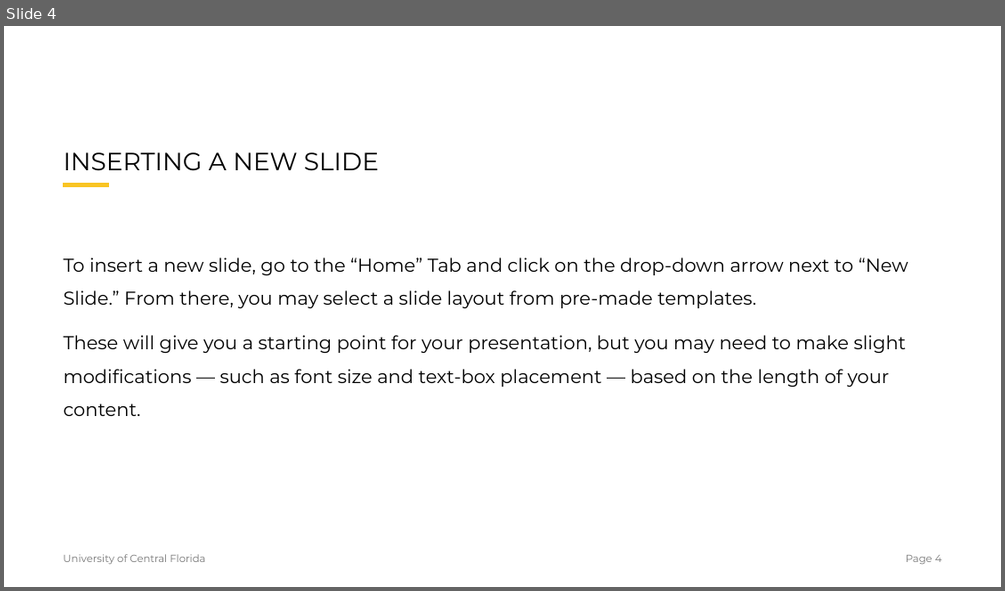
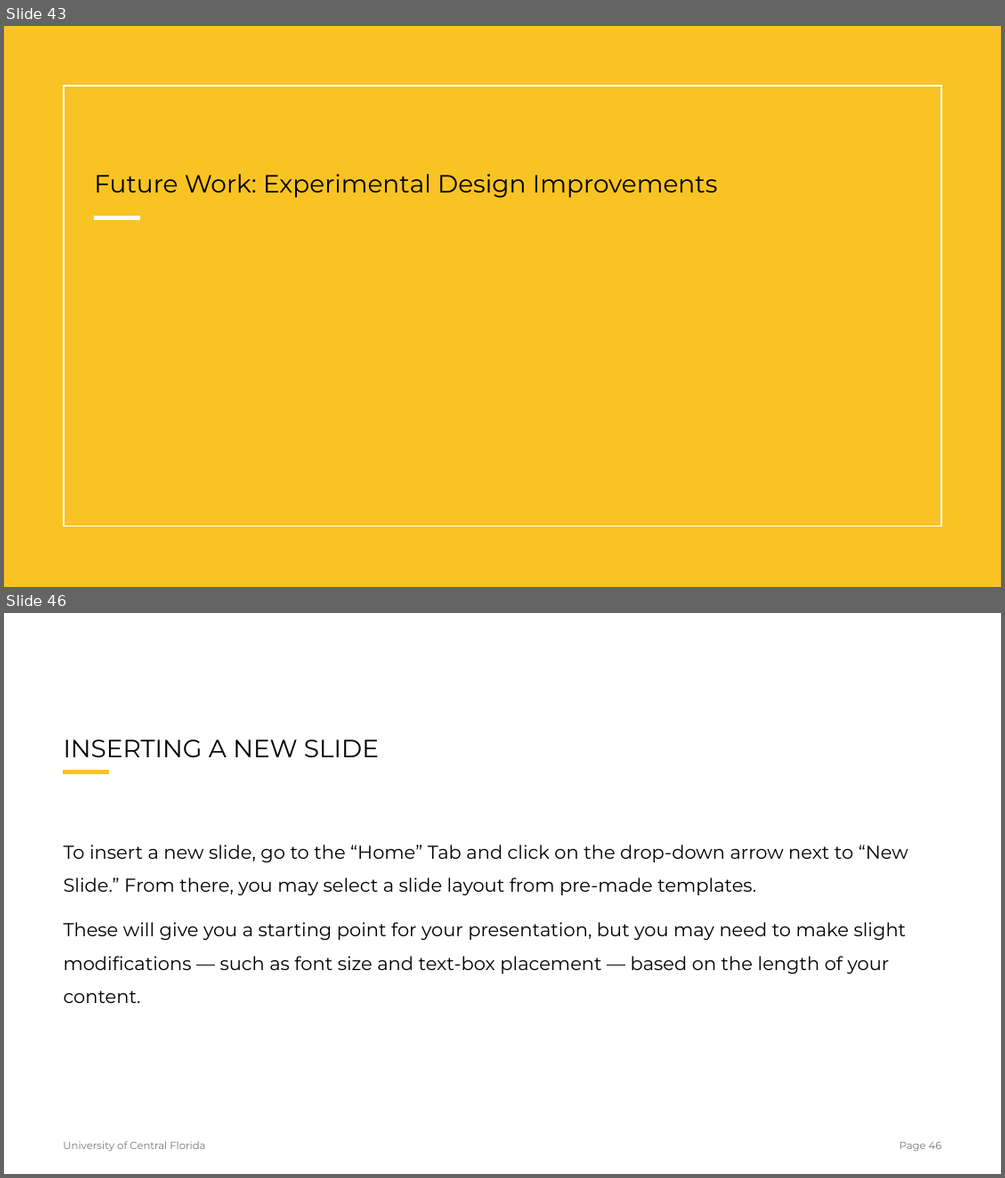
Before and after one commit to Wanyea/NeuroGaze, a slide deck: Research Documents/Thesis/NeuroGazeThesisDefense.pptx. Shown one above the other, each under a label of ours: slide 4 before the commit, slides 43 and 46 after it; the slides between them are not shown. The pictures are 1005x591 and 1005x1178 pixels, drawn with LibreOffice and Linux fonts; fonts in the diff are those of the drawing. Boxes give left, top, right and bottom in pixels: in the first picture for what was removed or moved away, otherwise in the second. Text is boxed around its words. In the diff, an @@ line names an element or a change of style, - is before the commit and + after.

```diff
--- a/Research Documents/Thesis/NeuroGazeThesisDefense.pptx
+++ b/Research Documents/Thesis/NeuroGazeThesisDefense.pptx
@@ slide 43 added at [4,26,1001,587], background #FFFFFF @@
@@ rectangle added at [4,26,1001,587], fill #F9C423 @@
@@ rectangle added at [64,86,942,526], outline #FFFFFF 1.5 pt @@
@@ title added at [94,174,718,198], 24 pt, text #000000 @@
+Future Work: Experimental Design Improvements
@@ line added from (95, 217) to (140, 217), #FFFFFF 4 pt @@
@@ what was slide 4 is now slide 46 @@
@@ page number at [899,1142,942,1151]: text changed @@
-Page 4
+Page 46
```
Also in this commit, not shown: 2 slides changed, 41 other slides added, 1 other file.
